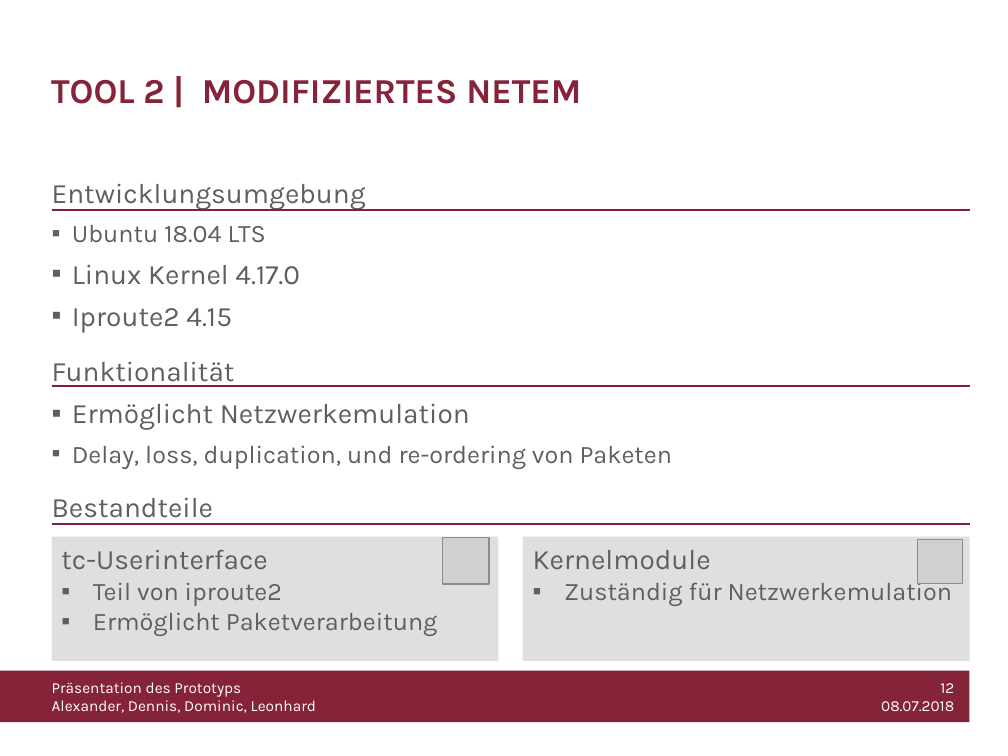
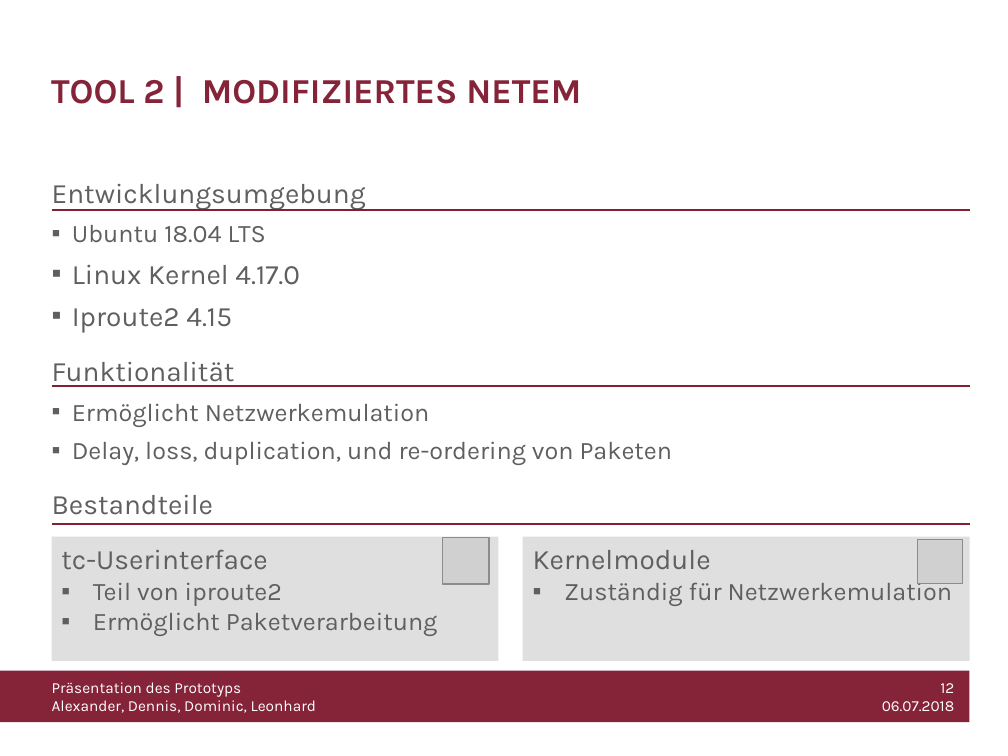
Before and after one commit to WiLEProjekt/Prototyp, a slide deck: slide 12 of Prototyp_Präsentation.pptx. Drawn at 1008x756 pixels with LibreOffice and Linux fonts; fonts in the diff are those of the drawing; grey boxes stand for pictures; background and template pictures are left out. Boxes give left, top, right and bottom in pixels: in the first picture for what was removed or moved away, otherwise in the second. Text is boxed around its words. In the diff, an @@ line names an element or a change of style, - is before the commit and + after.

```diff
--- a/Prototyp_Präsentation.pptx
+++ b/Prototyp_Präsentation.pptx
@@ text at (x1=72, y1=403, x2=430, y2=427): size 20 to 18 pt in "Ermöglicht Netzwerkemulation" @@
@@ text at (x1=882, y1=683, x2=955, y2=711): text changed @@
-12
-08.07.2018
+12
+06.07.2018
```
Also in this commit, not shown: 1 other slide changed.
